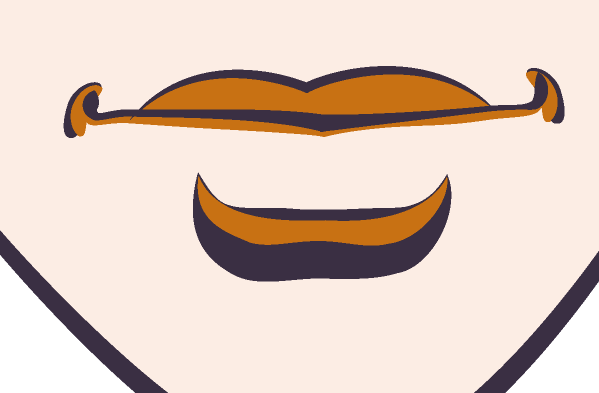
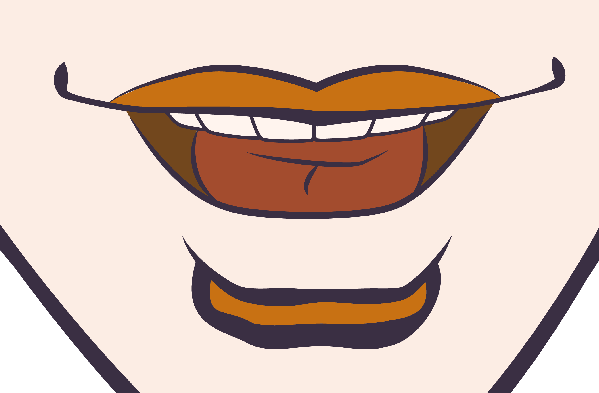
Before/after of a 599px x 393px layered artwork. What changed in the layer stack:
hid "a" over [0, 57, 599, 393]
added layer "l" above "d" over [0, 57, 599, 393]
